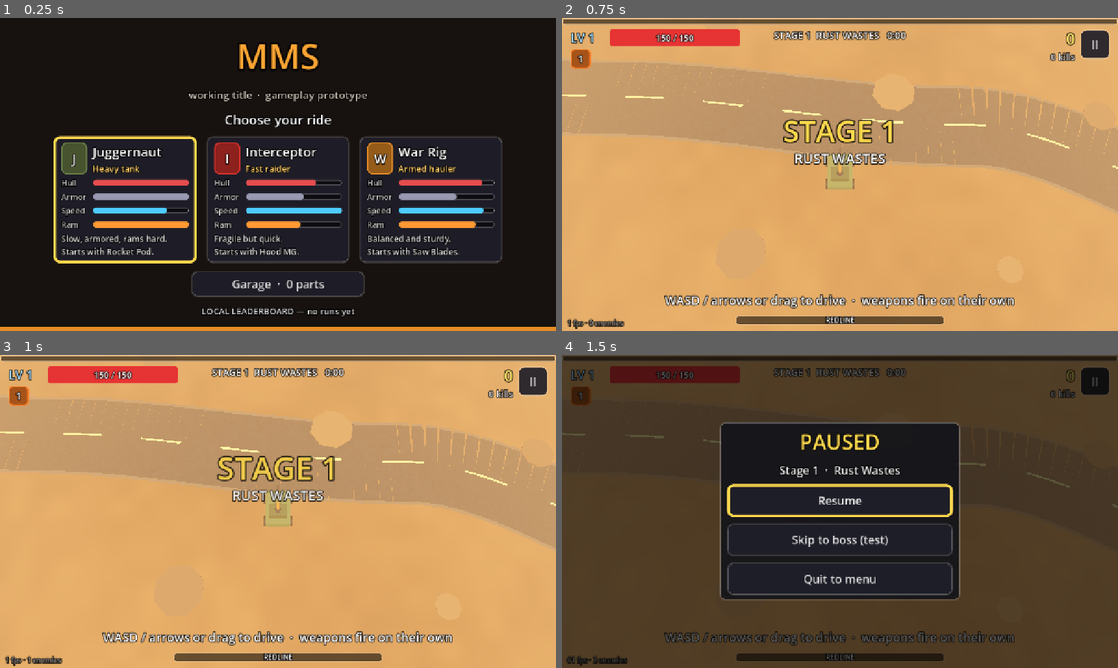
Above: before the commit, frames 1-4 (two rows, left to right).
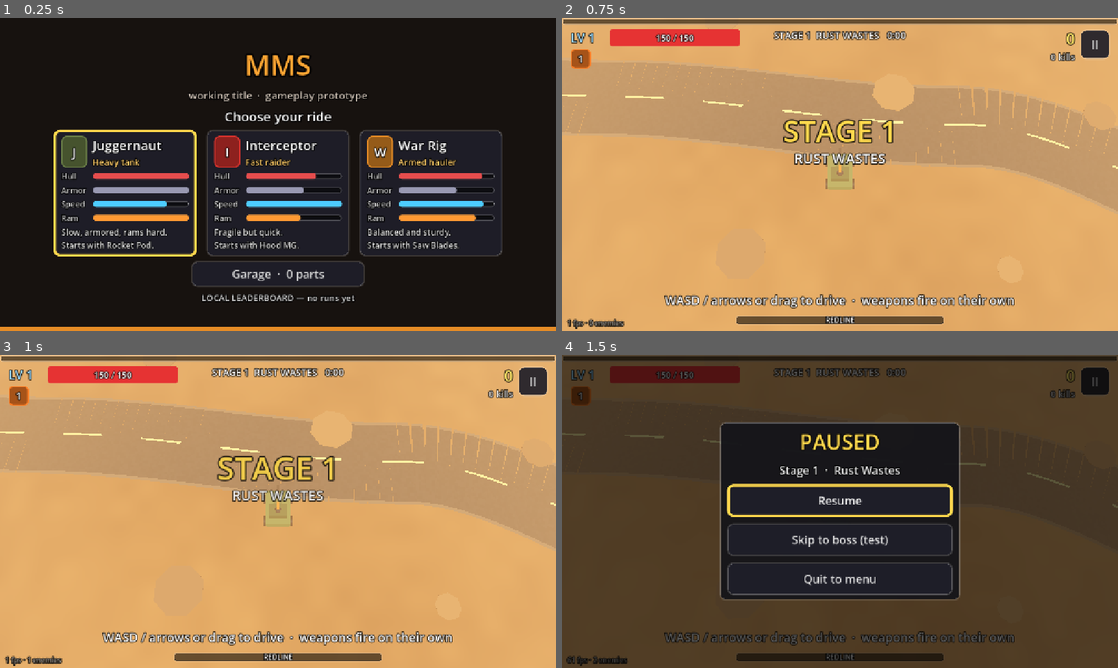
Above: after the commit, the same moments.

Repository: dnis-p/MMS
Game: Godot game, scene res://scenes/main.tscn
Two runs of this game, one before a commit and one after it. Both use one fixed random seed, a clock stepped at 60 frames per second and the inputs below.
Inputs (mouse positions are in pixels of both pictures, inside the frame that each line leads up to):
- Up to frame 1 (0.25 s): no input
- Up to frame 2 (0.75 s): click (684, 199) at 0.52 s
- Up to frame 3 (1 s): no input
- Up to frame 4 (1.5 s): tap Enter (ui_accept) at 1.25 s; move the mouse to (962, 495) at 1.27 s; hold D (move_right) from 1.28 s (still down); tap P at 1.35 s; click (962, 495) at 1.42 s

The runs differ from the first frame. In frame 1, 18% of the frame differs, in the area x 9-91%, y 8-96%; in frame 2, nothing differs; in frame 3, nothing differs; in frame 4, nothing differs.

Commit message:
Docs: third batch in DESIGN.md, README and CLAUDE.md; menu spacing; screenshot steps
Co-Authored-By: Claude Opus 5.5 <noreply@anthropic.com>

Diff:
--- a/scripts/ui/menu.gd
+++ b/scripts/ui/menu.gd
@@ -22,10 +22,10 @@
 	var root := VBoxContainer.new()
 	Ui.full_rect(root)
 	root.alignment = BoxContainer.ALIGNMENT_CENTER
-	root.add_theme_constant_override("separation", 18)
+	root.add_theme_constant_override("separation", 10)
 	add_child(root)
 
-	var title := Ui.label("MMS", 80, Color(1.0, 0.65, 0.2))
+	var title := Ui.label("MMS", 64, Color(1.0, 0.65, 0.2))
 	title.horizontal_alignment = HORIZONTAL_ALIGNMENT_CENTER
 	title.add_theme_constant_override("outline_size", 16)
 	root.add_child(title)
--- a/tests/ui_shots.gd
+++ b/tests/ui_shots.gd
@@ -22,8 +22,12 @@
 	_t += delta
 	var steps := [
 		[1.0, func(): _shot("menu")],
-		[1.2, func(): _main.start_run("juggernaut")],
+		[1.1, func(): _main.show_garage()],
+		[1.6, func(): _shot("garage")],
+		[1.7, func(): _main.show_menu()],
+		[2.0, func(): _main.start_run("juggernaut")],
 		[4.0, func(): _run().pending_levelups += 1],
+		[3.6, func(): _shot("drive")],
 		[5.0, func(): _shot("levelup")],
 		[5.2, func(): _run().levelup_ui._pick(_run().weapons.level_up_options(1)[0], true)],
 		[6.0, func():
@@ -49,7 +53,7 @@
 	]
 	while _step < steps.size() and _t >= steps[_step][0]:
 		# Level-ups can pop up between steps; take them so the script stays on track.
-		if _step > 4 and _run() and _run().levelup_ui.visible:
+		if _step > 8 and _run() and _run().levelup_ui.visible:
 			_run().levelup_ui._pick(_run().weapons.level_up_options(1)[0], true)
 			return
 		steps[_step][1].call()
Not shown, changed: CLAUDE.md
Not shown, changed: README.md
Not shown, changed: docs/DESIGN.md
